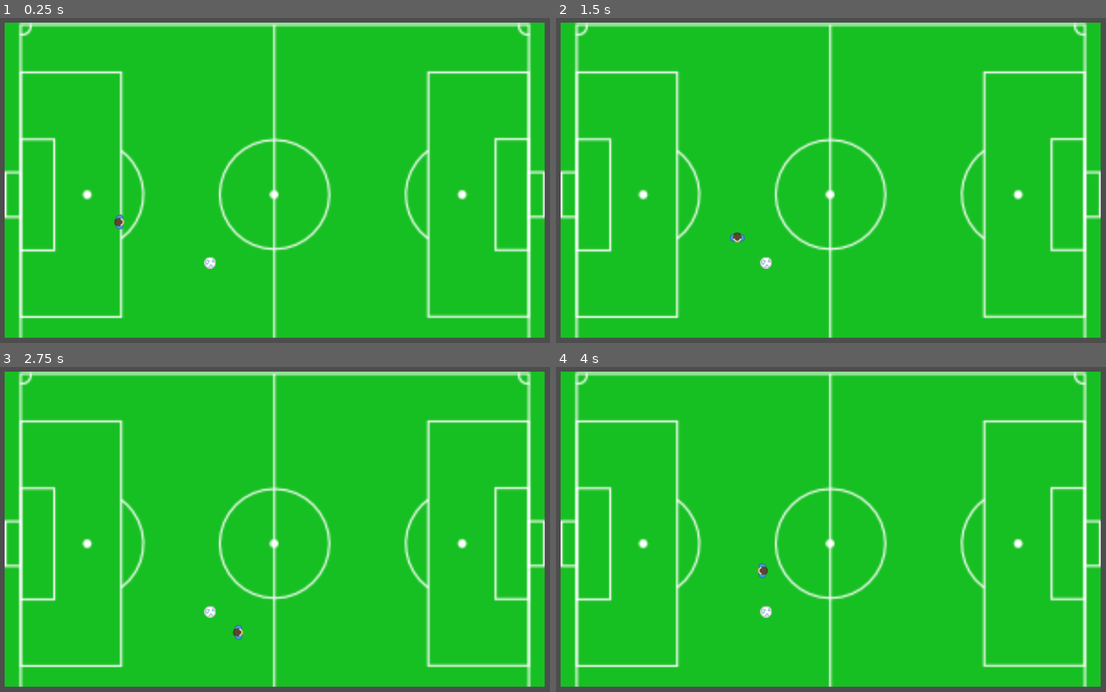
Above: before the commit, frames 1-4 (two rows, left to right).
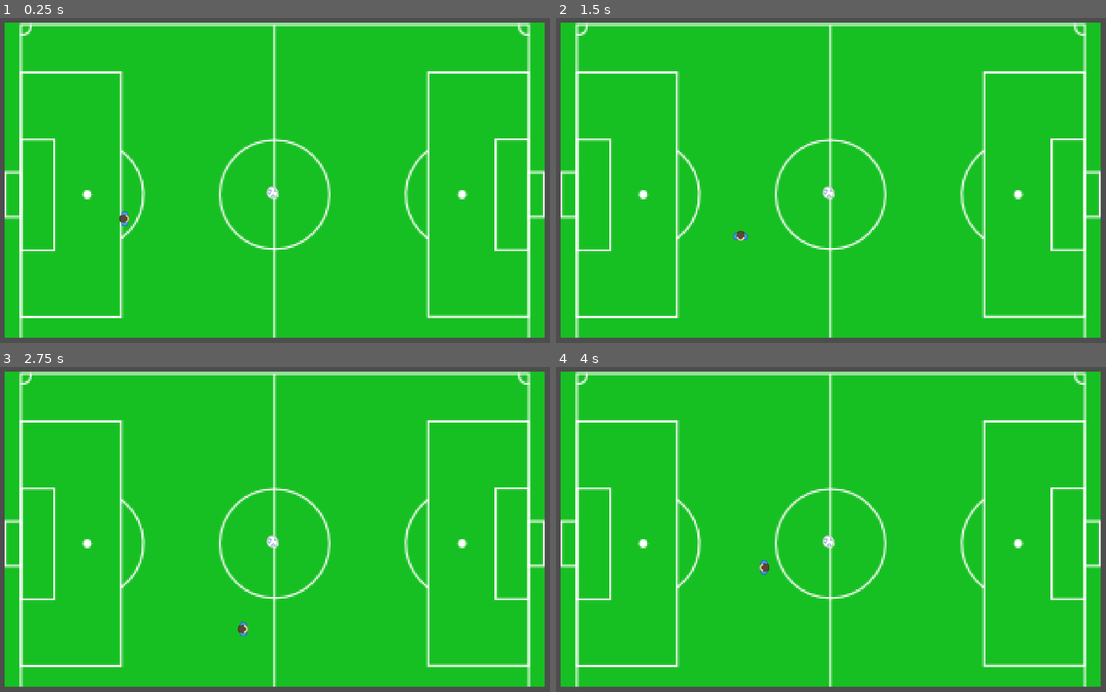
Above: after the commit, the same moments.

Repository: salioundong/TP3_Godot
Game: Godot game, scene res://world.tscn
Two runs of this game, one before a commit and one after it. Both use one fixed random seed, a clock stepped at 60 frames per second and the inputs below.
Inputs:
- Up to frame 1 (0.25 s): no input
- Up to frame 2 (1.5 s): tap Enter at 0.5 s; hold Right (ui_right) 0.53-1.28 s; hold Down (ui_down) from 1.28 s (still down)
- Up to frame 3 (2.75 s): release Down (ui_down) at 2.03 s; hold Right (ui_right) from 2.03 s (still down)
- Up to frame 4 (4 s): release Right (ui_right) at 2.78 s; hold Up (ui_up) 2.78-3.53 s; hold Left (ui_left) from 3.53 s (still down)

The runs differ from the first frame. In frame 1, 4.5% of the frame differs, in the area x 0-100%, y 1-99%; in frame 2, 4.5%; in frame 3, 4.6%; in frame 4, 4.5%.

Commit message:
petite optimisation du contrôle du ballon

Diff:
--- a/player.gd
+++ b/player.gd
@@ -4,7 +4,12 @@
 @export var acceleration = 0.1
 @export var friction = 0.05
 
+@export var BALL_FORCE = 200.0
+
 @onready var animation = $AnimationPlayer
+
+var is_colliding_with_ballon = false
+var ballon = null
 
 func _ready():
 	pass
@@ -14,6 +19,19 @@
 	update_movement(input_direction)
 	update_animation(input_direction)
 
+	if is_colliding_with_ballon:
+		control_ballon(input_direction)
+
+func _on_collision_entered(body):
+	if body.name == "Ballon":
+		is_colliding_with_ballon = true
+		ballon = body
+
+func _on_collision_exited(body):
+	if body.name == "Ballon":
+		is_colliding_with_ballon = false
+		ballon = null
+
 func get_input_direction():
 	var direction = Vector2()
 	direction.x = Input.get_action_strength("ui_right") - Input.get_action_strength("ui_left")
@@ -22,8 +40,11 @@
 
 func update_movement(direction):
 	velocity = direction * speed
+	for colidx in get_slide_collision_count():
+		var col = get_slide_collision(colidx).get_collider()
+		if col is Ballon:
+			col.player = self
 	move_and_slide()
-
 	if direction != Vector2.ZERO:
 		look_at_direction(direction)
 
@@ -36,3 +57,8 @@
 		animation.play("run")
 	else:
 		animation.play("idle")
+
+func control_ballon(input_direction):
+	if ballon:
+		var force = BALL_FORCE * input_direction
+		ballon.apply_impulse(Vector2.ZERO, force)
--- a/player.tscn
+++ b/player.tscn
@@ -4,9 +4,8 @@
 [ext_resource type="Texture2D" uid="uid://cp1lh1mijk1u3" path="res://TP3_Godot/Sports Pack/PNG/Special/characterSpecial (2).png" id="2_lak8t"]
 [ext_resource type="Texture2D" uid="uid://clnwswj1oeidc" path="res://Asset/my_players.png" id="3_c2mfs"]
 
-[sub_resource type="CapsuleShape2D" id="CapsuleShape2D_125ox"]
-radius = 7.5
-height = 15.0
+[sub_resource type="RectangleShape2D" id="RectangleShape2D_2ybe7"]
+size = Vector2(2.5, 4.5)
 
 [sub_resource type="AtlasTexture" id="AtlasTexture_pkbef"]
 atlas = ExtResource("2_lak8t")
@@ -196,15 +195,13 @@
 }
 
 [node name="Player" type="CharacterBody2D"]
-collision_layer = 0
-collision_mask = 0
 platform_floor_layers = 4278190083
 script = ExtResource("1_ayidp")
 
 [node name="CollisionShape2D" type="CollisionShape2D" parent="."]
-position = Vector2(0, 2)
+position = Vector2(0.5, -0.5)
 scale = Vector2(2, 2)
-shape = SubResource("CapsuleShape2D_125ox")
+shape = SubResource("RectangleShape2D_2ybe7")
 debug_color = Color(0, 0.6, 0.701961, 0.419608)
 
 [node name="AnimatedSprite2D" type="AnimatedSprite2D" parent="."]
@@ -225,6 +222,7 @@
 }
 
 [node name="MyPlayers" type="Sprite2D" parent="."]
+position = Vector2(1, 0)
 scale = Vector2(0.3, 0.3)
 texture = ExtResource("3_c2mfs")
 hframes = 4
--- a/project.godot
+++ b/project.godot
@@ -25,5 +25,6 @@
 
 [rendering]
 
+textures/canvas_textures/default_texture_filter=0
 renderer/rendering_method="gl_compatibility"
 renderer/rendering_method.mobile="gl_compatibility"
--- /dev/null
+++ b/rigid_body_2d.gd
@@ -0,0 +1,27 @@
+extends RigidBody2D
+class_name Ballon
+
+var player = null : set = set_player
+
+func set_player(value):
+	if player:
+		remove_collision_exception_with(player)
+	player = value
+	if player:
+		add_collision_exception_with(player)
+
+
+# Called when the node enters the scene tree for the first time.
+func _ready():
+	pass # Replace with function body.
+
+
+# Called every frame. 'delta' is the elapsed time since the previous frame.
+func _process(_delta):
+	if player:
+		global_position = player.global_position + Vector2(6,0)
+
+
+func _on_body_entered(body):
+	if body.is_in_group("Player"):
+		print("collision")
--- a/rigid_body_2d.tscn
+++ b/rigid_body_2d.tscn
@@ -1,15 +1,24 @@
-[gd_scene load_steps=3 format=3 uid="uid://ckv67syi0f7hx"]
+[gd_scene load_steps=5 format=3 uid="uid://ckv67syi0f7hx"]
 
 [ext_resource type="Texture2D" uid="uid://b0fshpd4ne4i7" path="res://TP3_Godot/Sports Pack/PNG/Equipment/ball_soccer3.png" id="1_pdg7o"]
+[ext_resource type="Script" path="res://rigid_body_2d.gd" id="1_sotax"]
 
-[sub_resource type="CapsuleShape2D" id="CapsuleShape2D_wylqt"]
+[sub_resource type="PhysicsMaterial" id="PhysicsMaterial_16207"]
 
-[node name="RigidBody2D" type="RigidBody2D"]
+[sub_resource type="CircleShape2D" id="CircleShape2D_5e2iy"]
+radius = 4.0
+
+[node name="Ballon" type="RigidBody2D"]
+physics_material_override = SubResource("PhysicsMaterial_16207")
 gravity_scale = 0.0
+lock_rotation = true
+script = ExtResource("1_sotax")
 
 [node name="CollisionShape2D" type="CollisionShape2D" parent="."]
-shape = SubResource("CapsuleShape2D_wylqt")
+shape = SubResource("CircleShape2D_5e2iy")
 
 [node name="Ball" type="Sprite2D" parent="."]
 scale = Vector2(0.4, 0.4)
 texture = ExtResource("1_pdg7o")
+
+[connection signal="body_entered" from="." to="." method="_on_body_entered"]
--- a/world.tscn
+++ b/world.tscn
@@ -277,9 +277,9 @@
 format = 2
 layer_0/tile_data = PackedInt32Array(-262131, 0, 0, -196595, 0, 1, -131059, 0, 2, -65523, 0, 3, 13, 0, 4, 65549, 0, 5,  …(3617 unchanged characters)…
 
+[node name="Ballon" parent="." instance=ExtResource("3_3dmg3")]
+position = Vector2(191, 114)
+
 [node name="Player" parent="." instance=ExtResource("2_d4fdg")]
-position = Vector2(98, 132)
+position = Vector2(100, 130)
 platform_floor_layers = 4278190081
-
-[node name="RigidBody2D" parent="." instance=ExtResource("3_3dmg3")]
-position = Vector2(153, 157)
